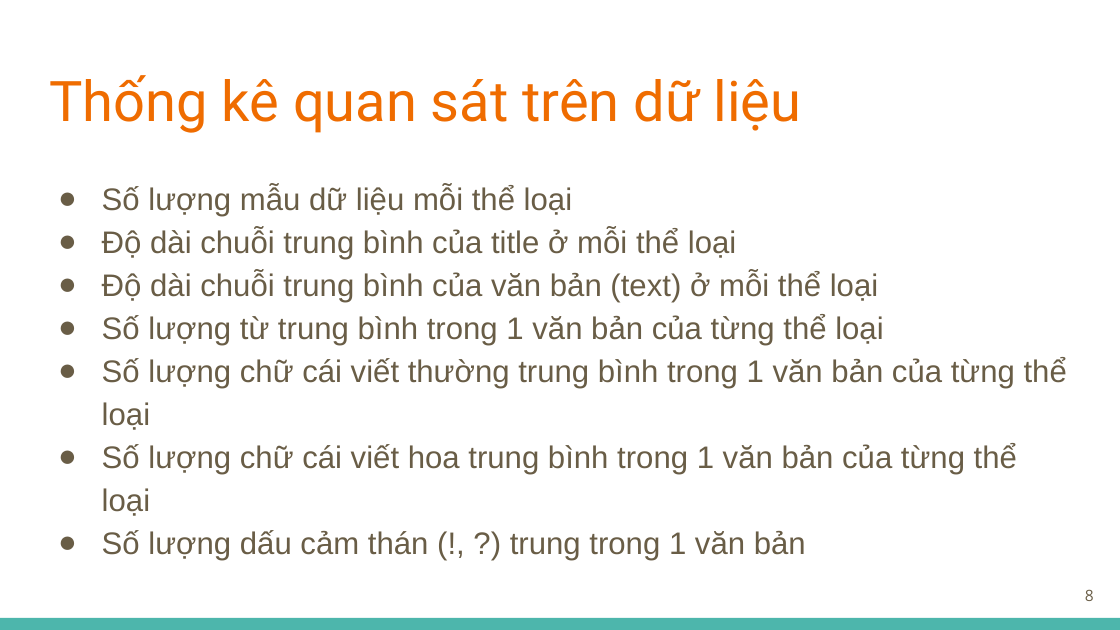
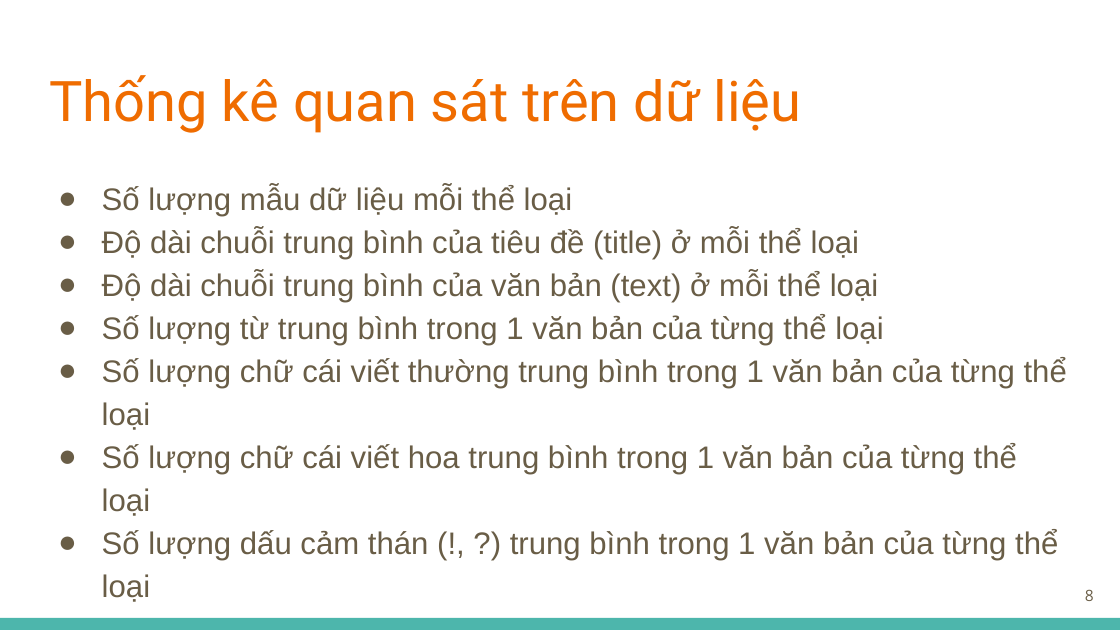
Before and after one commit to tuandoan998/DS_Final_Project, a slide deck: slide 8 of misc/docs/slide.pptx. Drawn at 1120x630 pixels with LibreOffice and Linux fonts; fonts in the diff are those of the drawing. Boxes give left, top, right and bottom in pixels: in the first picture for what was removed or moved away, otherwise in the second. Text is boxed around its words. In the diff, an @@ line names an element or a change of style, - is before the commit and + after.

```diff
--- a/misc/docs/slide.pptx
+++ b/misc/docs/slide.pptx
@@ text at (102, 228, 859, 259): text changed @@
-● Độ dài chuỗi trung bình của title ở mỗi thể loại
+● Độ dài chuỗi trung bình của tiêu đề (title) ở mỗi thể loại
@@ text at (102, 529, 1058, 602): text changed @@
-● Số lượng dấu cảm thán (!, ?) trung trong 1 văn bản
+● Số lượng dấu cảm thán (!, ?) trung bình trong 1 văn bản của từng thể loại
```
Also in this commit, not shown: 8 other slides changed, 3 slides added, 2 slides removed, 3 other files.
